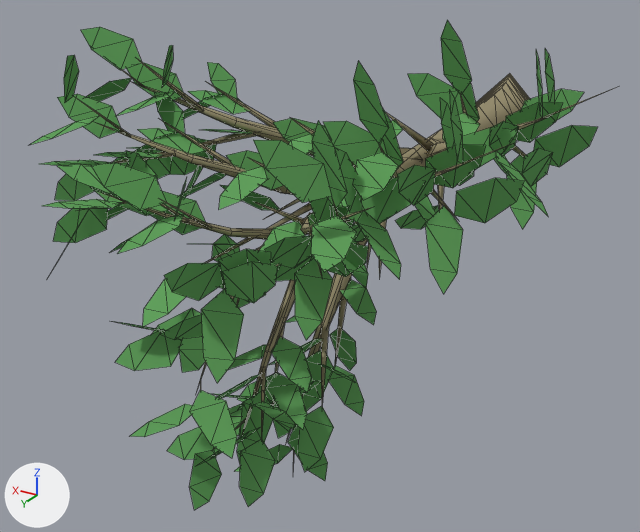
The Blender file blend/tree4.blend: old version first, new version second.
Camera for both pictures: a 50 mm camera at (-62.4, 181.8, 44.2) aimed at (6.3, 67.2, -13.1). The axes (+X, +Y, +Z) are drawn at lower left. The lights are the same throughout. Mesh edges are drawn as thin lines.

Names of what the first picture shows: 'tree4', 'tree4.001', 'tree4.002'.
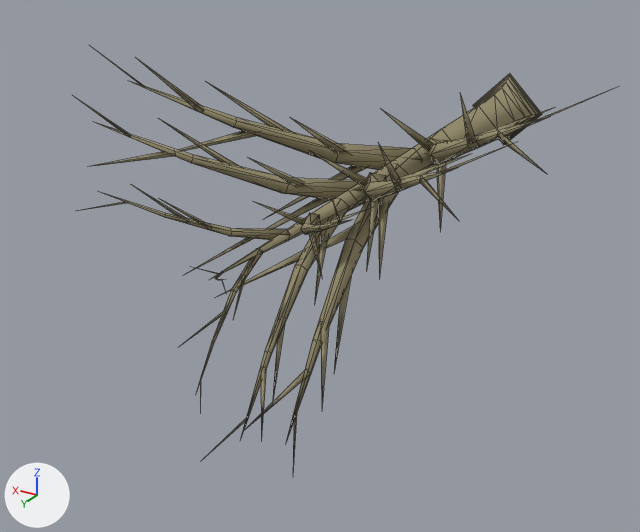
Pixel boxes (x1, y1, x2, y2) of what changed, in the pictures (640 x 532 px):
'tree4', deleted (green)
    before: (30, 20, 598, 510)
'tree4.001', unchanged, uncovered by the edit
    before: (76, 60, 616, 465)
    after: (76, 48, 616, 465)

The edits, one by one:
Object 'tree4' (ob_tree4) is deleted.
